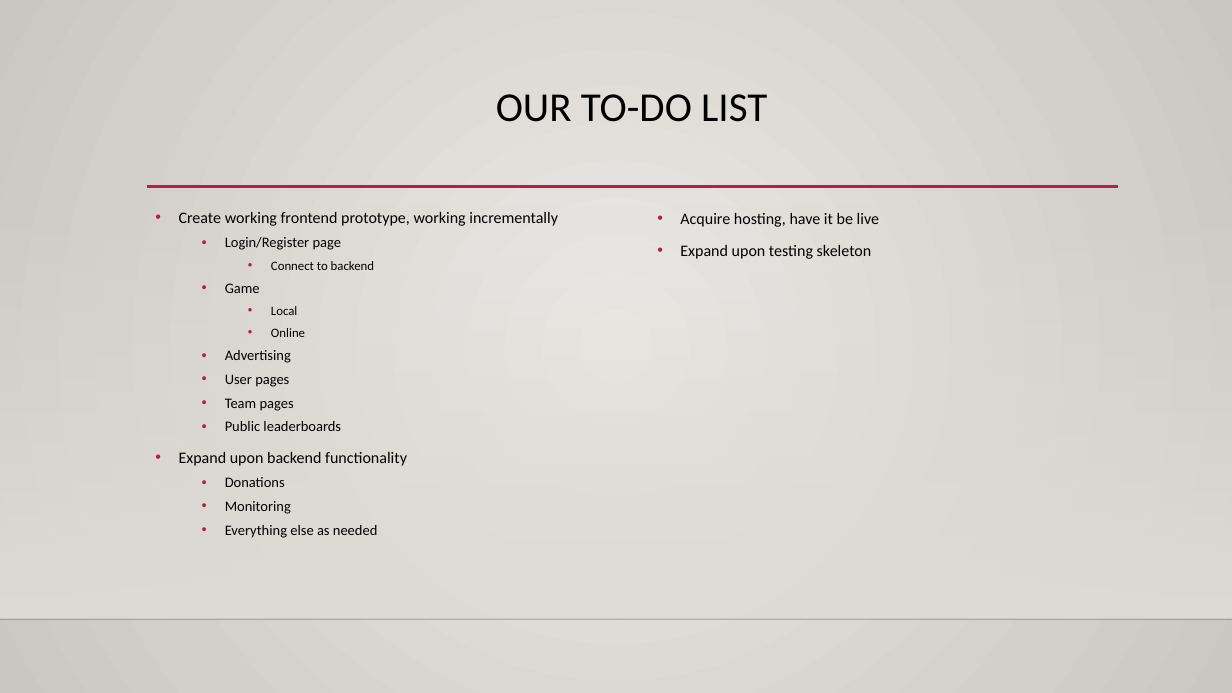
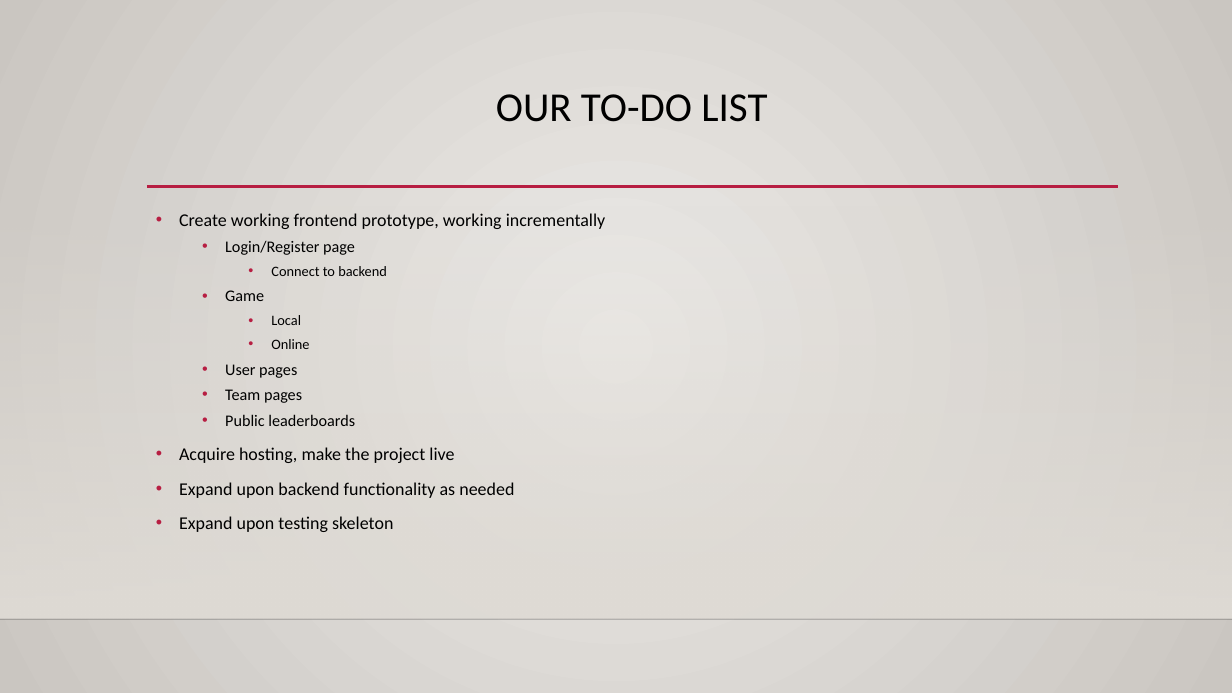
Before and after one commit to s-christian/Fit_or_Fail, a slide deck: slide 14 of Fit or Fail Technical Status Presentation (NEW).pptx. Drawn at 1232x693 pixels with LibreOffice and Linux fonts; fonts in the diff are those of the drawing; background and template pictures are left out. Boxes give left, top, right and bottom in pixels: in the first picture for what was removed or moved away, otherwise in the second. Text is boxed around its words. In the diff, an @@ line names an element or a change of style, - is before the commit and + after.

```diff
--- a/Fit or Fail Technical Status Presentation (NEW).pptx
+++ b/Fit or Fail Technical Status Presentation (NEW).pptx
@@ text at box(179, 213, 606, 426): size 12.5 to 14 pt in "Create working frontend prototype, working incrementally"; size 11.2 to 12.6 pt in "Login/Register page", "Game", "User pages", "Team pages" and 1 more places; size 10 to 11.2 pt in "Connect to backend", "Local", "Online" @@
@@ text removed at box(680, 213, 879, 259) @@
-• Acquire hosting, have it be live
-• Expand upon testing skeleton
@@ text at box(225, 350, 291, 363): paragraph removed @@
-  • Advertising
@@ text at box(179, 447, 514, 532): text changed; size 11.2 to 14 pt @@
-• Expand upon backend functionality
-  • Donations
-  • Monitoring
-  • Everything else as needed
+• Acquire hosting, make the project live
+• Expand upon backend functionality as needed
+• Expand upon testing skeleton
```
Also in this commit, not shown: 10 other slides changed, 1 other file.
